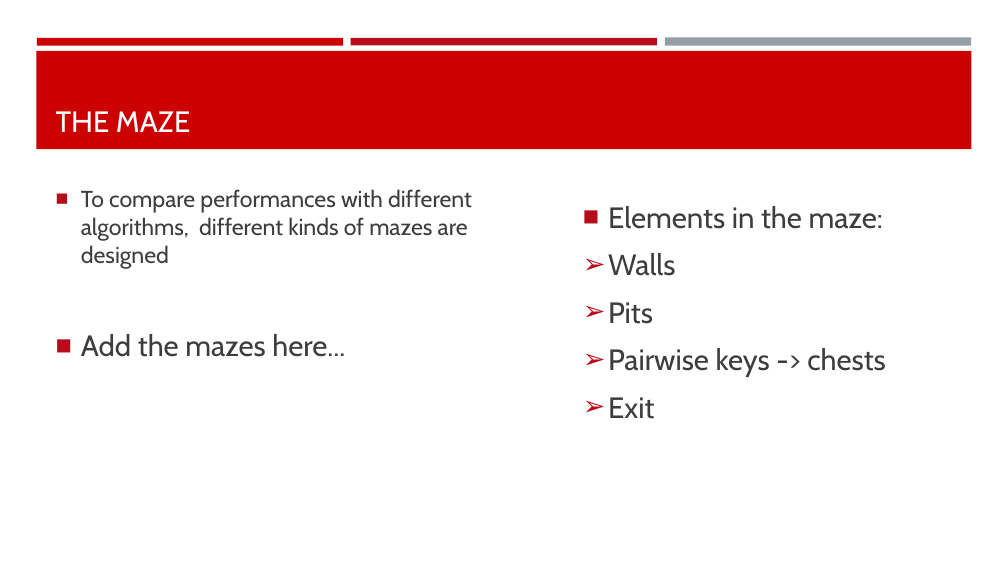
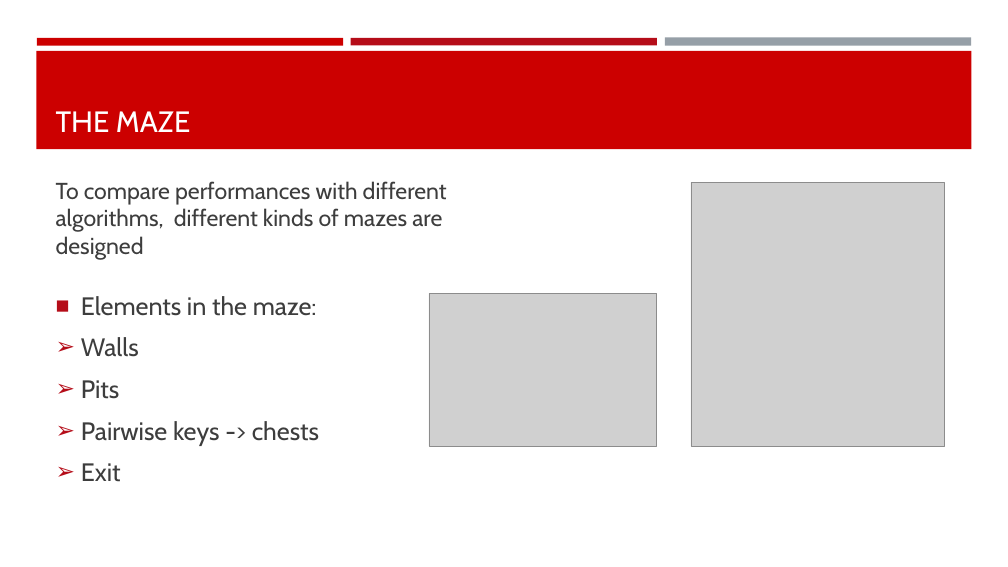
Before and after one commit to mengli11235/MachineLearning_Maze, a slide deck: slide 3 of Group Presentation.pptx. Drawn at 1008x567 pixels with LibreOffice and Linux fonts; fonts in the diff are those of the drawing; grey boxes stand for pictures. Boxes give left, top, right and bottom in pixels: in the first picture for what was removed or moved away, otherwise in the second. Text is boxed around its words. In the diff, an @@ line names an element or a change of style, - is before the commit and + after.

Commit message:
update

```diff
--- a/Group Presentation.pptx
+++ b/Group Presentation.pptx
@@ text "To compare performances with different ...": place and size @@
-text "To compare performances with different ..." at bbox=[81, 189, 472, 357]
+text "To compare performances with different ..." at bbox=[56, 181, 447, 260]
@@ text "To compare performances with different ..." at bbox=[56, 181, 447, 260]: bullet ■ to none @@
@@ picture added at bbox=[691, 182, 944, 446] @@
@@ text "Elements in the maze:": place and size @@
-text "Elements in the maze:" at bbox=[608, 206, 886, 419]
+text "Elements in the maze:" at bbox=[81, 296, 319, 482]
@@ text "Elements in the maze:" at bbox=[81, 296, 319, 482]: size 28 to 24 pt @@
@@ picture added at bbox=[429, 293, 657, 446] @@
@@ text at bbox=[81, 334, 345, 357]: paragraph removed @@
-■ Add the mazes here...
```
